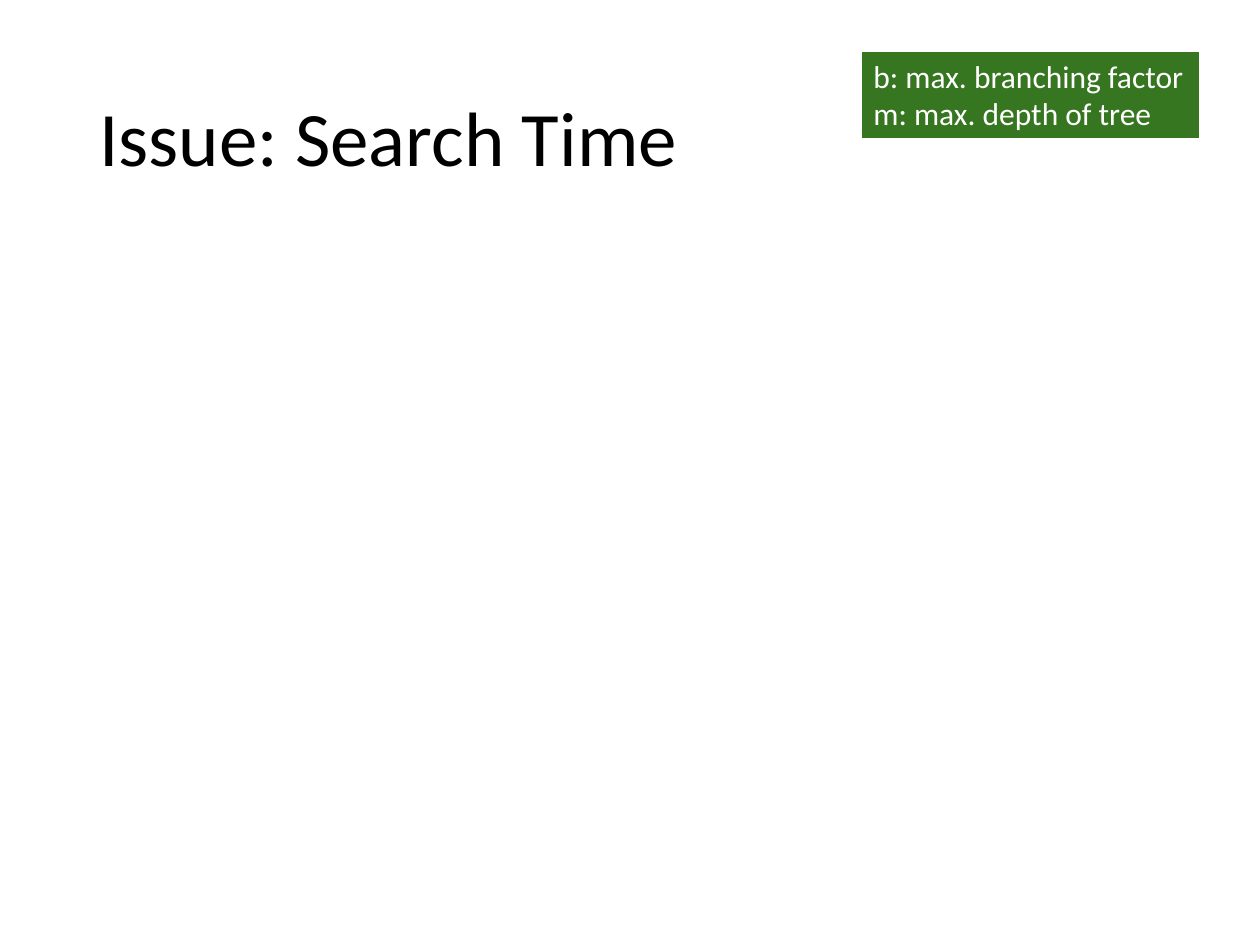
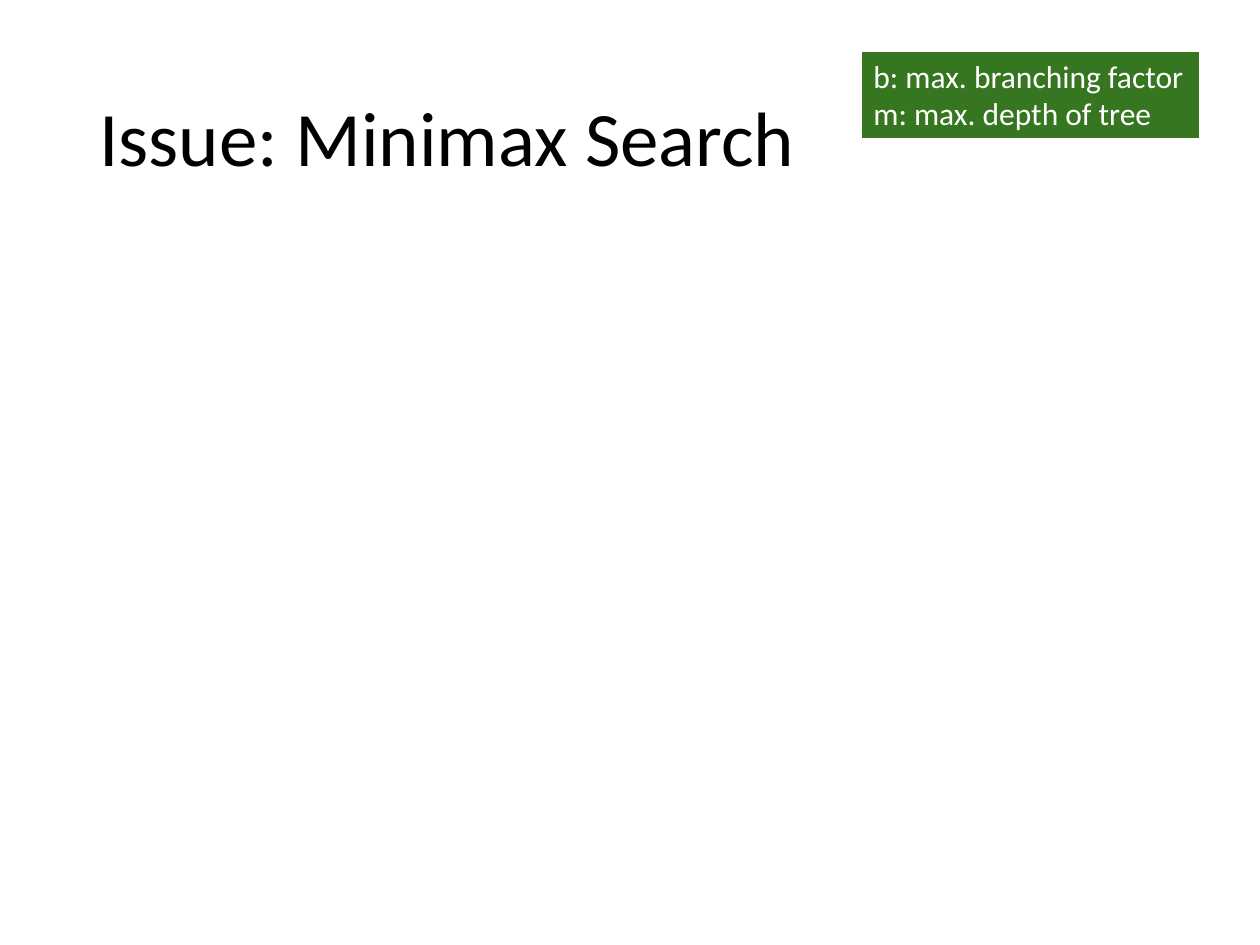
Before and after one commit to kunleola/CS7320, a slide deck: slide 21 of slides/05_games.pptx (slide 20 before the commit). Drawn at 1260x945 pixels with LibreOffice and Linux fonts; fonts in the diff are those of the drawing; grey boxes stand for pictures. Boxes give left, top, right and bottom in pixels: in the first picture for what was removed or moved away, otherwise in the second. Text is boxed around its words. In the diff, an @@ line names an element or a change of style, - is before the commit and + after.

```diff
--- a/slides/05_games.pptx
+++ b/slides/05_games.pptx
@@ title at (99,112,794,167): text changed @@
-Issue: Search Time
+Issue: Minimax Search
```
Also in this commit, not shown: 1 other slide changed, 1 slide added, 1 other file.
